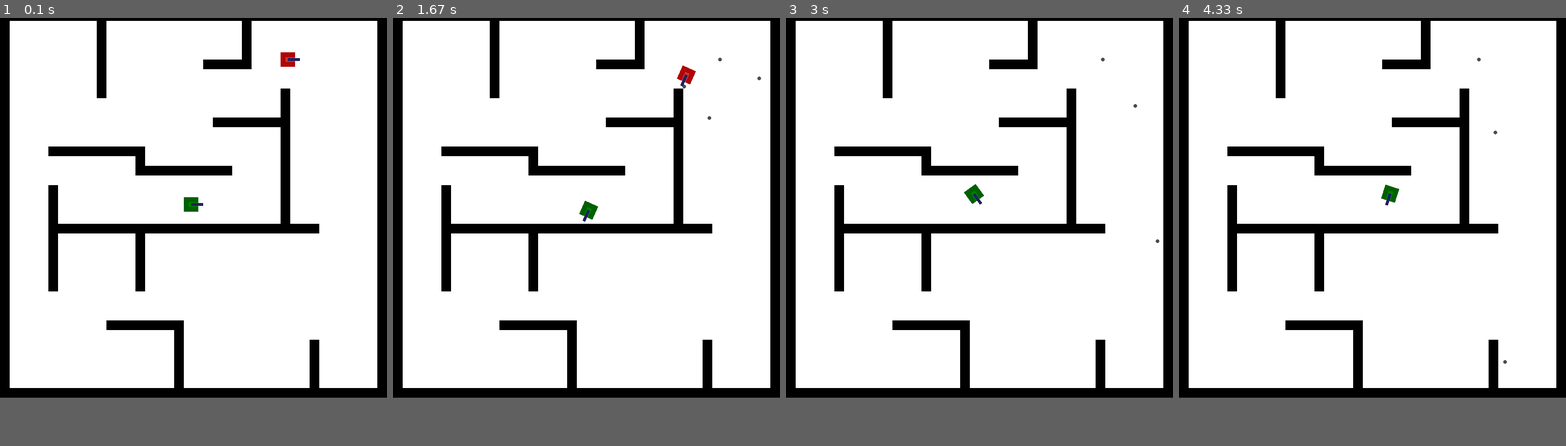
Above: before the commit, frames 1-4 (left to right).
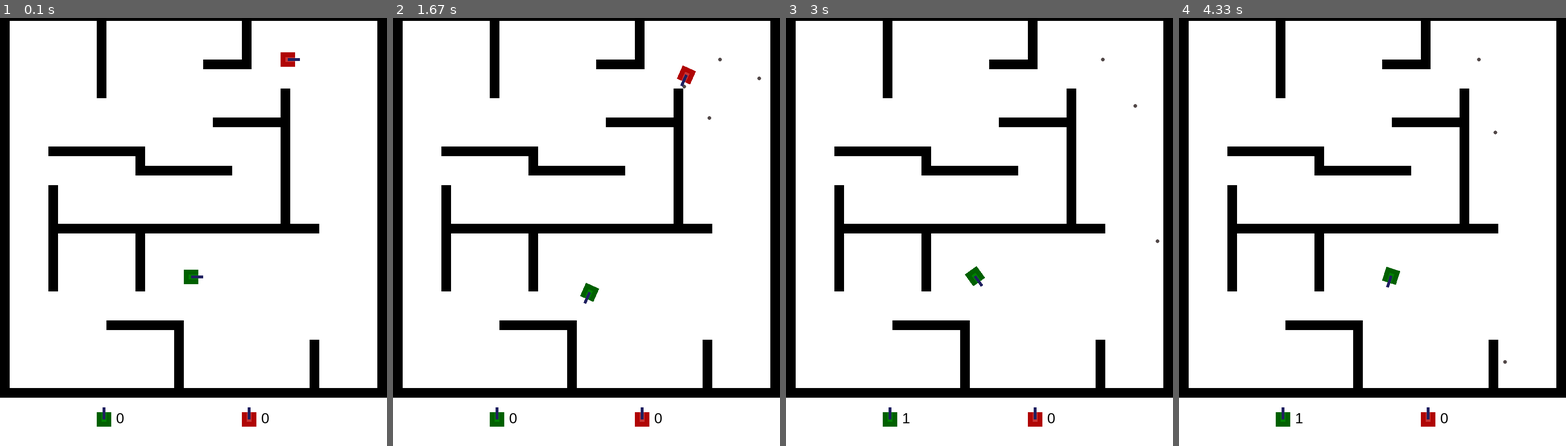
Above: after the commit, the same moments.

Repository: will-hd/Tank-Trouble
Game: pygame game, started from run.py
Two runs of this game, one before a commit and one after it. Both use one fixed random seed, a clock stepped at 60 frames per second and the inputs below.
Inputs:
- Up to frame 1 (0.1 s): no input
- Up to frame 2 (1.67 s): tap F at 0.33, 0.73, 1.03, 1.23, 1.57 s; hold Right 0.67-1.13 s; hold D 0.67-1.13 s; hold Up 1.17-1.47 s; hold W 1.17-1.47 s; hold Right from 1.5 s (still down); hold D from 1.5 s (still down)
- Up to frame 3 (3 s): tap F at 1.87, 2.07, 2.37, 2.63, 2.97 s; release Right at 1.97 s; release D at 1.97 s; hold Left 2-2.53 s; hold A 2-2.53 s; hold Down 2.57-2.87 s; hold S 2.57-2.87 s; hold Left from 2.9 s (still down); hold A from 2.9 s (still down)
- Up to frame 4 (4.33 s): tap F at 3.27, 3.4, 3.8, 4.1 s; release Left at 3.3 s; release A at 3.3 s; hold Up 3.33-3.7 s; hold W 3.33-3.7 s; hold Right from 3.73 s (still down); hold D from 3.73 s (still down)
In our replay, the window is 800x800 before the commit and 800x900 after it. These sizes can differ from the game's own. Grey fills any space a smaller window leaves; there, only what the larger window draws over its background counts as a difference.

The runs differ from the first frame. In frame 1, 0.6% of the frame differs, in the area x 25-70%, y 41-96%; in frame 2, 0.6%; in frame 3, 0.6%; in frame 4, 0.6%.

Commit message:
feat: added score

Diff:
--- a/bullets.py
+++ b/bullets.py
@@ -70,7 +70,7 @@
                 if tank_hit_list:
                     self.kill() # Kill bullet as well as tank
                     for tank in tank_hit_list: # do we really need to iterate over list?
-                        self.game.tanks_dead[tank.PLAYER_ID] = True
+                        tank.IS_ALIVE = False
 
         # Bullet has finite lifetime
         if current_time - self.spawn_time >= self.lifetime:
--- a/constants.py
+++ b/constants.py
@@ -1,6 +1,6 @@
 import pygame
 
-DISPLAY_HEIGHT = 800
+DISPLAY_HEIGHT = 900
 DISPLAY_WIDTH = 800
 BLOCKSIZE = 20
 
--- a/run.py
+++ b/run.py
@@ -7,6 +7,8 @@
 
 # Initialise pygame
 pygame.init()
+font = pygame.font.SysFont('Arial', 30)
+
 
 class Game():
     def __init__(self, DISPLAY_WIDTH, DISPLAY_HEIGHT) -> None:
@@ -26,11 +28,17 @@
 
         self.create_map()
 
-        self.tank1 = Tank(self, PLAYER_ID=0)
-        self.tank2 = Tank(self, PLAYER_ID=1)
+        self.tanks = [Tank(game=self, PLAYER_ID=0), Tank(game=self, PLAYER_ID=1)]
+        # self.tank1 = Tank(game=self, PLAYER_ID=0)
+        # self.tank2 = Tank(game=self, PLAYER_ID=1)
+        self.tanks_score = [0, 0]
+        self.tanks_alive = [True, True]
 
-        self.tanks_dead = [False, False]
+        self.setup_score_display()
 
+    def reset(self):
+        for tank in self.tanks:
+            tank.IS_ALIVE = True
 
     def run(self):
         # Game loop
@@ -58,10 +66,45 @@
             self.tank_group.update(keys)
             self.tank_group.draw(self.screen)
 
+            self.display_score()
+
+            self.tanks_alive = [tank.IS_ALIVE for tank in self.tanks]
+
+            if False in self.tanks_alive:
+                print("someone died!!")
+                dscore = [int(x == True) for x in self.tanks_alive]
+                self.tanks_score = [sum(pair) for pair in zip(self.tanks_score, dscore)]
+                print(self.tanks_score)
+                self.reset()
+
             # for tank in self.tank_group:
             #     pygame.draw.rect(self.screen, (0, 0, 0), (*tank.rect.topleft, *tank.image.get_size()), 1)
 
             pygame.display.flip()
+
+
+    def setup_score_display(self):
+        self.score_tank1 = pygame.Surface([30, 40], pygame.SRCALPHA)
+        pygame.draw.rect(self.score_tank1, constants.TANK_COLORS[0][0], (0, 10, 30, 30))
+        pygame.draw.rect(self.score_tank1, constants.TANK_COLORS[0][1], (10, 10, 10, 20))
+        pygame.draw.rect(self.score_tank1, constants.TANK_COLORS[0][2], (12, 0, 6, 25))
+
+
+        self.score_tank2 = pygame.Surface([30, 40], pygame.SRCALPHA)
+        pygame.draw.rect(self.score_tank2, constants.TANK_COLORS[1][0], (0, 10, 30, 30))
+        pygame.draw.rect(self.score_tank2, constants.TANK_COLORS[1][1], (10, 10, 10, 20))
+        pygame.draw.rect(self.score_tank2, constants.TANK_COLORS[1][2], (12, 0, 6, 25))
+
+
+
+    def display_score(self):
+        score1 = font.render(f"{self.tanks_score[0]}", 1, constants.BLACK)
+        score2 = font.render(f"{self.tanks_score[1]}", 1, constants.BLACK)
+        self.screen.blit(score1, (240, 825))
+        self.screen.blit(score2, (540, 825))
+        self.screen.blit(self.score_tank1, (200, 820))
+        self.screen.blit(self.score_tank2, (500, 820))
+
 
     def create_map(self):
         for row, tiles in enumerate(wall.wall_map):
@@ -78,7 +121,7 @@
                 if event.type == pygame.QUIT:
                     END_RUNNING = False
 
-            font = pygame.font.SysFont('comicsans', 80)
+            font = pygame.font.SysFont('arial', 80)
             score = font.render(f'Winner' )
 
 
--- a/tank.py
+++ b/tank.py
@@ -13,7 +13,7 @@
         self.tanks_bullet_group = pygame.sprite.Group()
 
         if self.PLAYER_ID == 0:
-            self.position = vector(constants.DISPLAY_WIDTH/2, constants.DISPLAY_HEIGHT/2)
+            self.position = vector(constants.DISPLAY_WIDTH/2, constants.DISPLAY_HEIGHT/2 +100)
         else:
             self.position = vector(600, 100)
         self.init_image()
@@ -28,6 +28,7 @@
         self.bullet_ready: bool = True
         self.max_bullets = 5
 
+        self.IS_ALIVE = True
         self.previous_time = pygame.time.get_ticks()
 
     def init_image(self):
